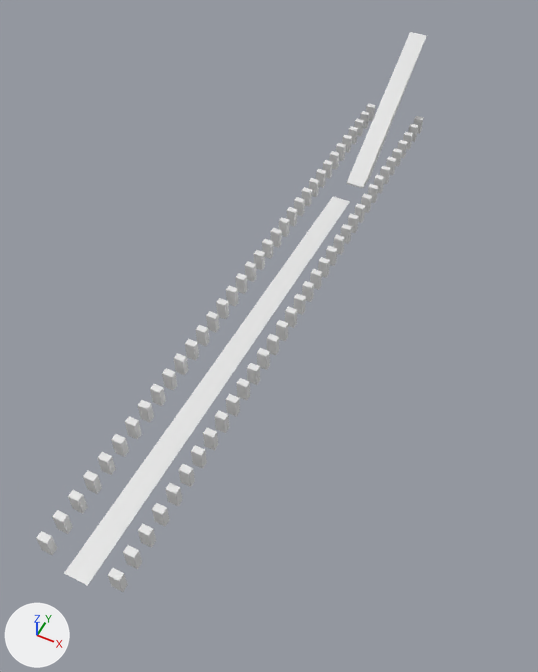
Two versions of the Blender file blender/models/terrain.blend, one commit apart.
Both versions are drawn from a 50 mm camera at (21.8, -14.7, 49.9) aimed at (1.0, 26.9, -2.1). Lighting does not change. The marker at lower left points along +X, +Y and +Z.
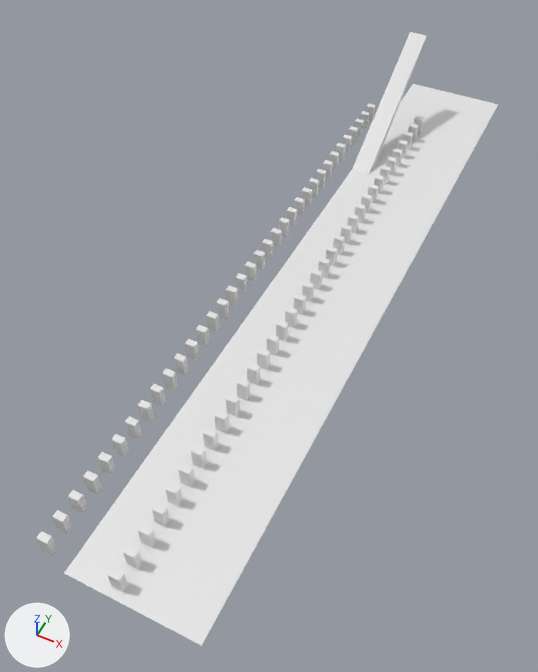
The change, as a list of edits to the scene's bpy script:
```text
Change me_plane:
    where me_plane.from_pydata(...)  # 4 vertices, 1 face; spans x -1.0..1.0, y -1.0..46.4, z 0.0
    used by ob_plane; location = (0.0, 0.0, 0.0)
    me_plane part 1
    me_plane.vertices[1].co: (1.0, -1.0, 0.0) -> (10.1, -1.0, 0.0)  # pixel (87, 585) -> pixel (201, 645)
    me_plane.vertices[2].co: (-1.0, 46.4, 0.0) -> (-1.0, 72.4, 0.0)  # pixel (332, 196) -> pixel (413, 83)
    me_plane.vertices[3].co: (1.0, 46.4, 0.0) -> (10.1, 72.4, 0.0)  # pixel (350, 201) -> pixel (498, 104)
```

Boxes [x1, y1, x2, y2] around the edits, measured in the pictures (538 x 672 px):
'Plane', reshaped (52% wider, 44% taller): before [64, 196, 350, 586]; after [64, 84, 498, 646]
